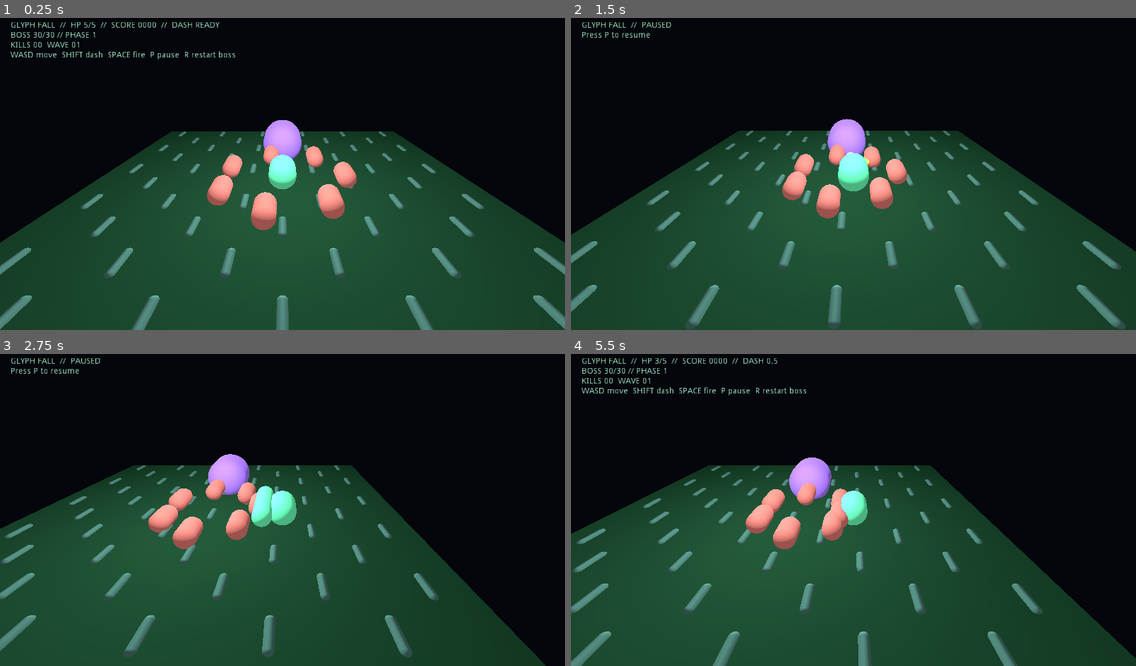
Above: before the commit, frames 1-4 (two rows, left to right).
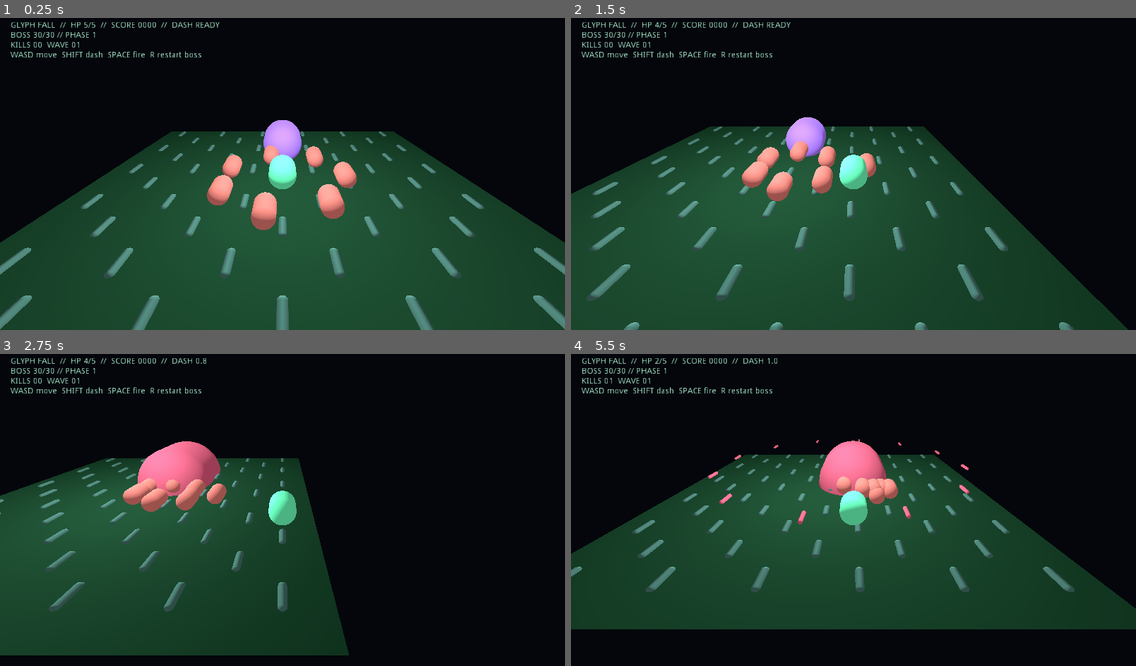
Above: after the commit, the same moments.

Repository: rgxbrel/glyph-fall
Game: Godot game, scene res://main.tscn
The game is run twice, just before and just after one commit, with the same random seed, the same clock (stepped at 60 frames per second) and the same inputs.
Inputs:
- Up to frame 1 (0.25 s): no input
- Up to frame 2 (1.5 s): tap Enter at 0.5 s; hold D 0.53-1.28 s; tap P at 0.6, 1.25, 1.35 s; tap Space at 0.77 s; hold S from 1.28 s (still down)
- Up to frame 3 (2.75 s): tap Space at 1.52 s; tap P at 2, 2.3 s; release S at 2.03 s; hold D from 2.03 s (still down); tap Shift at 2.1 s
- Up to frame 4 (5.5 s): tap P at 2.75, 3.05, 3.5, 3.6, 4.25, 4.35, 5.3 s; release D at 2.78 s; hold W 2.78-3.53 s; tap R at 2.85 s; tap Space at 3.02, 3.77, 4.52 s; hold A 3.53-5.03 s; hold S from 5.03 s (still down); tap Shift at 5.1 s

The runs differ from the first frame. In frame 1, 0.1% of the frame differs, in the area x 26-42%, y 10-14%; in frame 2, 19%; in frame 3, 27%, in the area x 0-97%, y 1-100%; in frame 4, 24%.

Commit message:
Remove unverified pause feature
Keep the prototype aligned with confirmed original behavior.

Co-authored-by: Copilot <223556219+Copilot@users.noreply.github.com>

Diff:
--- a/prototype/godot-ascii3d/main.gd
+++ b/prototype/godot-ascii3d/main.gd
@@ -30,7 +30,6 @@
 var camera_shake := 0.0
 var kills := 0
 var wave := 1
-var paused_game := false
 var last_boss_phase := 1
 
 func _ready() -> void:
@@ -121,8 +120,6 @@
 			_dash()
 		elif event.scancode == KEY_R and boss_defeated:
 			_reset_boss()
-		elif event.scancode == KEY_P:
-			paused_game = not paused_game
 
 func _move_vector() -> Vector3:
 	var v := Vector3()
@@ -209,7 +206,6 @@
 	boss_attack = 2.0
 	boss_telegraph = 0.0
 	boss_defeated = false
-	paused_game = false
 	for shot in projectiles:
 		var old_node: Spatial = shot["node"]
 		old_node.queue_free()
@@ -344,10 +340,6 @@
 	boss_flash = max(0.0, boss_flash - delta)
 
 func _process(delta: float) -> void:
-	if paused_game:
-		if hud:
-			hud.text = "GLYPH FALL  //  PAUSED\nPress P to resume"
-		return
 	t += delta
 	fire_cooldown = max(0.0, fire_cooldown - delta)
 	dash_cooldown = max(0.0, dash_cooldown - delta)
@@ -392,7 +384,7 @@
 	_step_pickups()
 	if hud:
 		var boss_line := "DEFEATED // press R to reset" if boss_defeated else "BOSS %02d/30 // PHASE %d" % [boss_hp, boss_phase]
-		hud.text = "GLYPH FALL  //  HP %d/5  //  SCORE %04d  //  DASH %s\n%s\nKILLS %02d  WAVE %02d\nWASD move  SHIFT dash  SPACE fire  P pause  R restart boss" % [player_hp, score, ("READY" if dash_cooldown <= 0.0 else "%.1f" % dash_cooldown), boss_line, kills, wave]
+		hud.text = "GLYPH FALL  //  HP %d/5  //  SCORE %04d  //  DASH %s\n%s\nKILLS %02d  WAVE %02d\nWASD move  SHIFT dash  SPACE fire  R restart boss" % [player_hp, score, ("READY" if dash_cooldown <= 0.0 else "%.1f" % dash_cooldown), boss_line, kills, wave]
 	if camera and player:
 		var shake := Vector3(sin(t * 71.0), 0, cos(t * 83.0)) * camera_shake
 		camera.translation = Vector3(player.translation.x, 7.0, player.translation.z + 12.0) + shake
